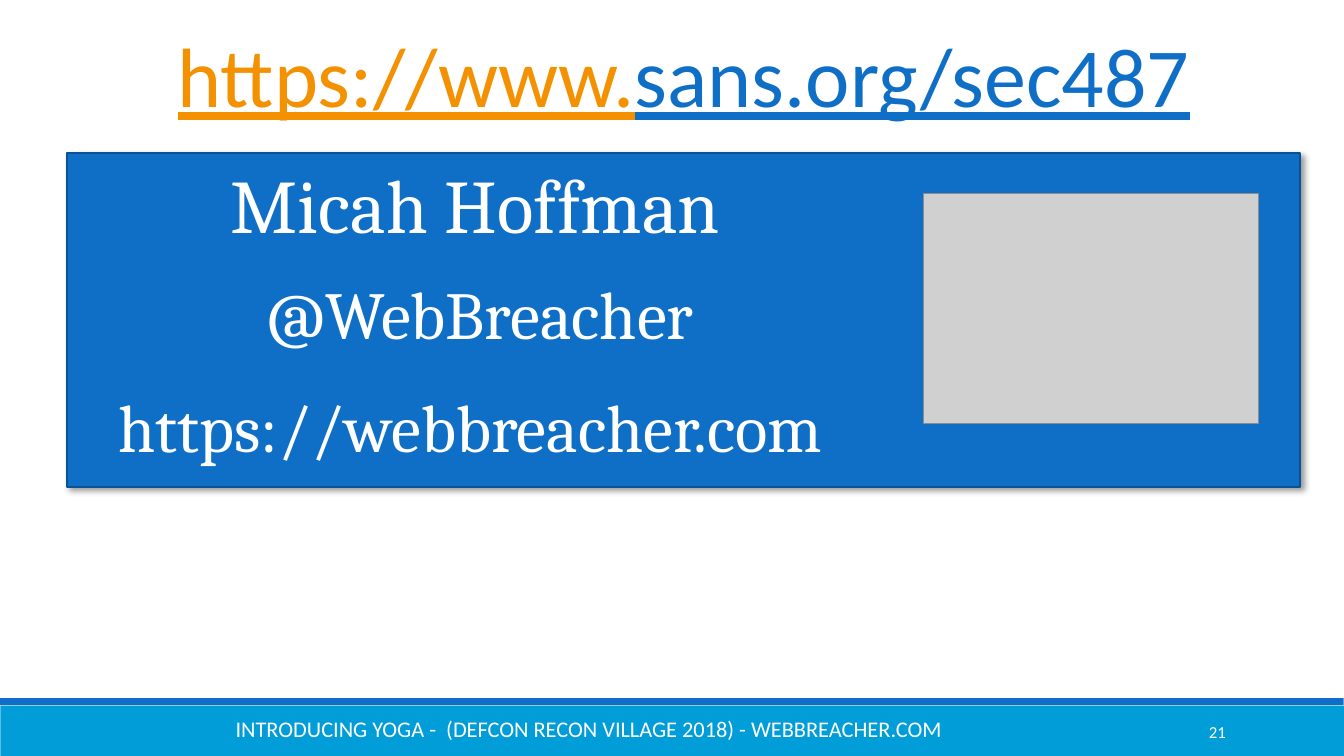
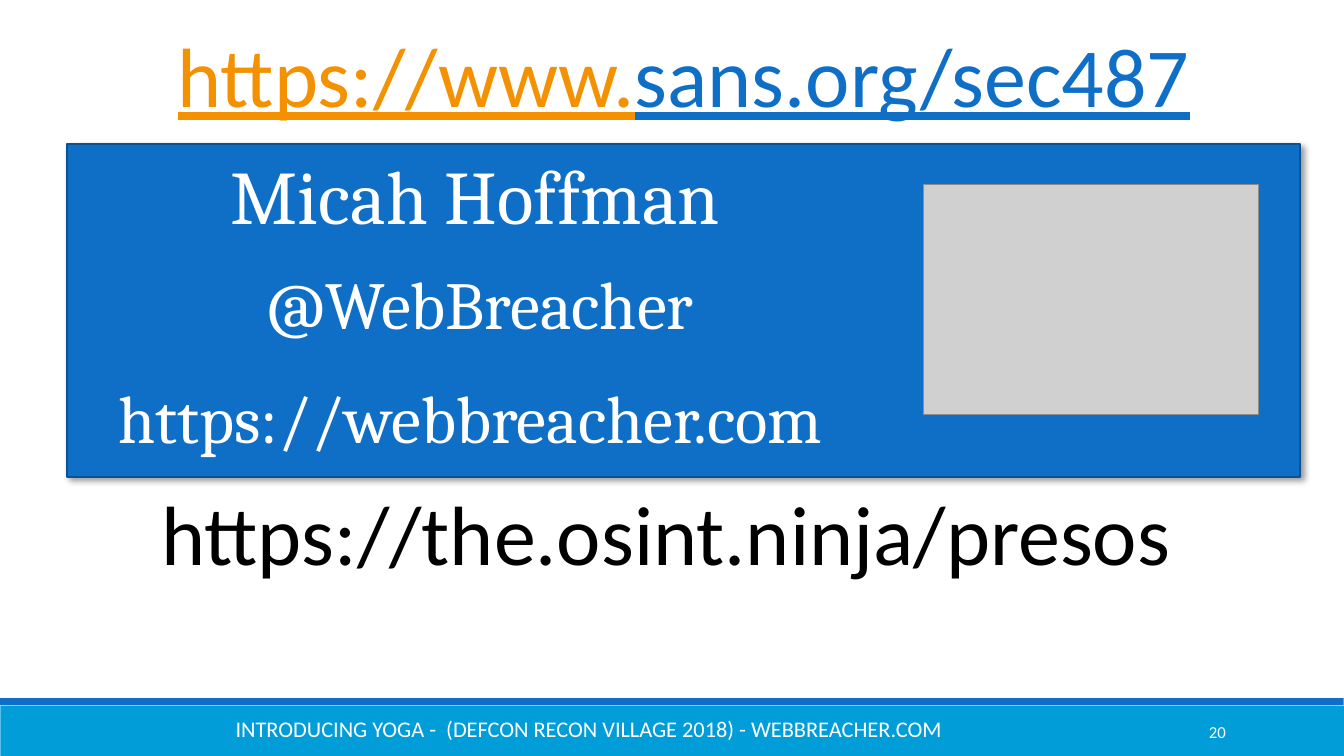
Before and after one commit to mgcfish/presentations-1, a slide deck: slide 20 of Defcon_ReconVillage_YOGA_v1.pptx (slide 21 before the commit). Drawn at 1344x756 pixels with LibreOffice and Linux fonts; fonts in the diff are those of the drawing; grey boxes stand for pictures. Boxes give left, top, right and bottom in pixels: in the first picture for what was removed or moved away, otherwise in the second. Text is boxed around its words. In the diff, an @@ line names an element or a change of style, - is before the commit and + after.

```diff
--- a/Defcon_ReconVillage_YOGA_v1.pptx
+++ b/Defcon_ReconVillage_YOGA_v1.pptx
@@ 3 texts, 1 picture, 1 rectangle: place and size @@
-3 texts, 1 picture, 1 rectangle at (68,153,1301,487)
+3 texts, 1 picture, 1 rectangle at (68,144,1301,478)
@@ text added at (161,506,1170,580), 60 pt, text #000000 @@
+https://the.osint.ninja/presos
@@ page number at (1209,727,1226,738): text changed @@
-21
+20
```
Also in this commit, not shown: 1 slide removed.
